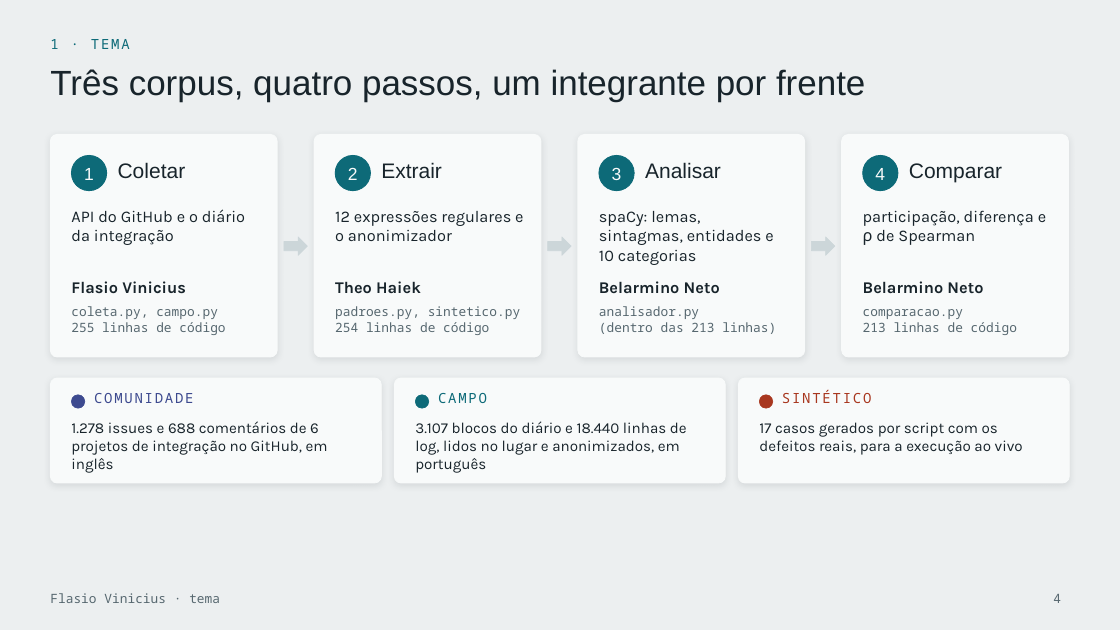
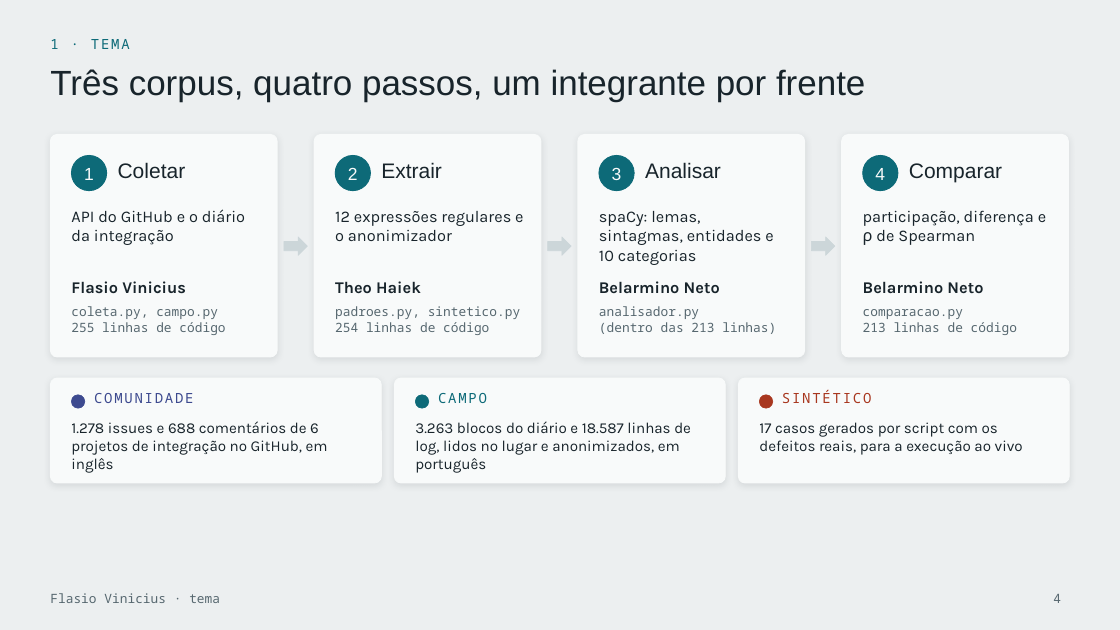
Before and after one commit to V1nisio/Project-elo, a slide deck: slide 4 of apresentacao/etapa1-elo.pptx. Drawn at 1120x630 pixels with LibreOffice and Linux fonts; fonts in the diff are those of the drawing. Boxes give left, top, right and bottom in pixels: in the first picture for what was removed or moved away, otherwise in the second. Text is boxed around its words. In the diff, an @@ line names an element or a change of style, - is before the commit and + after.

Commit message:
Slides com os números atuais do campo e menu numerado
Slides 3, 4 e 15 e o PDF: 32 handoffs, 94 mil palavras, 3.263 blocos,
18.587 linhas de erro, 212 mensagens e 16 e-mails mascarados.
elo.py: sem comando, mostra um menu com o roteiro da demonstração
numerado de 1 a 8; `python elo.py 3` roda direto.

```diff
--- a/apresentacao/etapa1-elo.pptx
+++ b/apresentacao/etapa1-elo.pptx
@@ text at bbox=[415, 421, 691, 473]: text changed @@
-3.107 blocos do diário e 18.440 linhas de log, lidos no lugar e anonimizados, em português
+3.263 blocos do diário e 18.587 linhas de log, lidos no lugar e anonimizados, em português
```
Also in this commit, not shown: 2 other slides changed, 2 other files.
